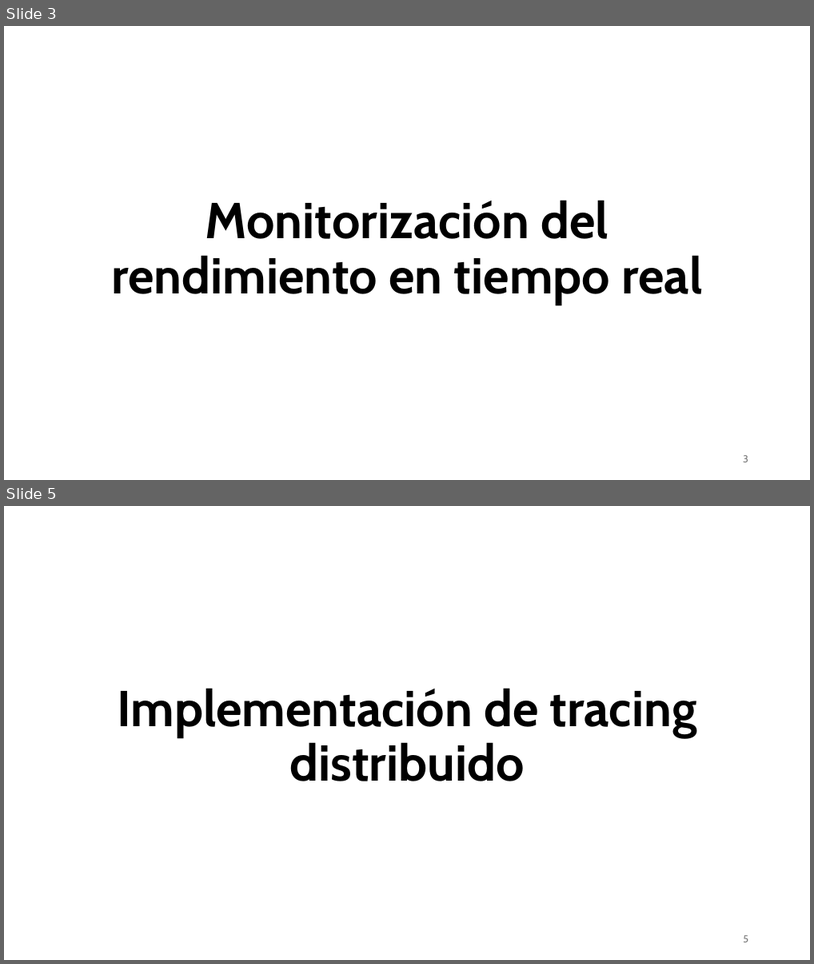
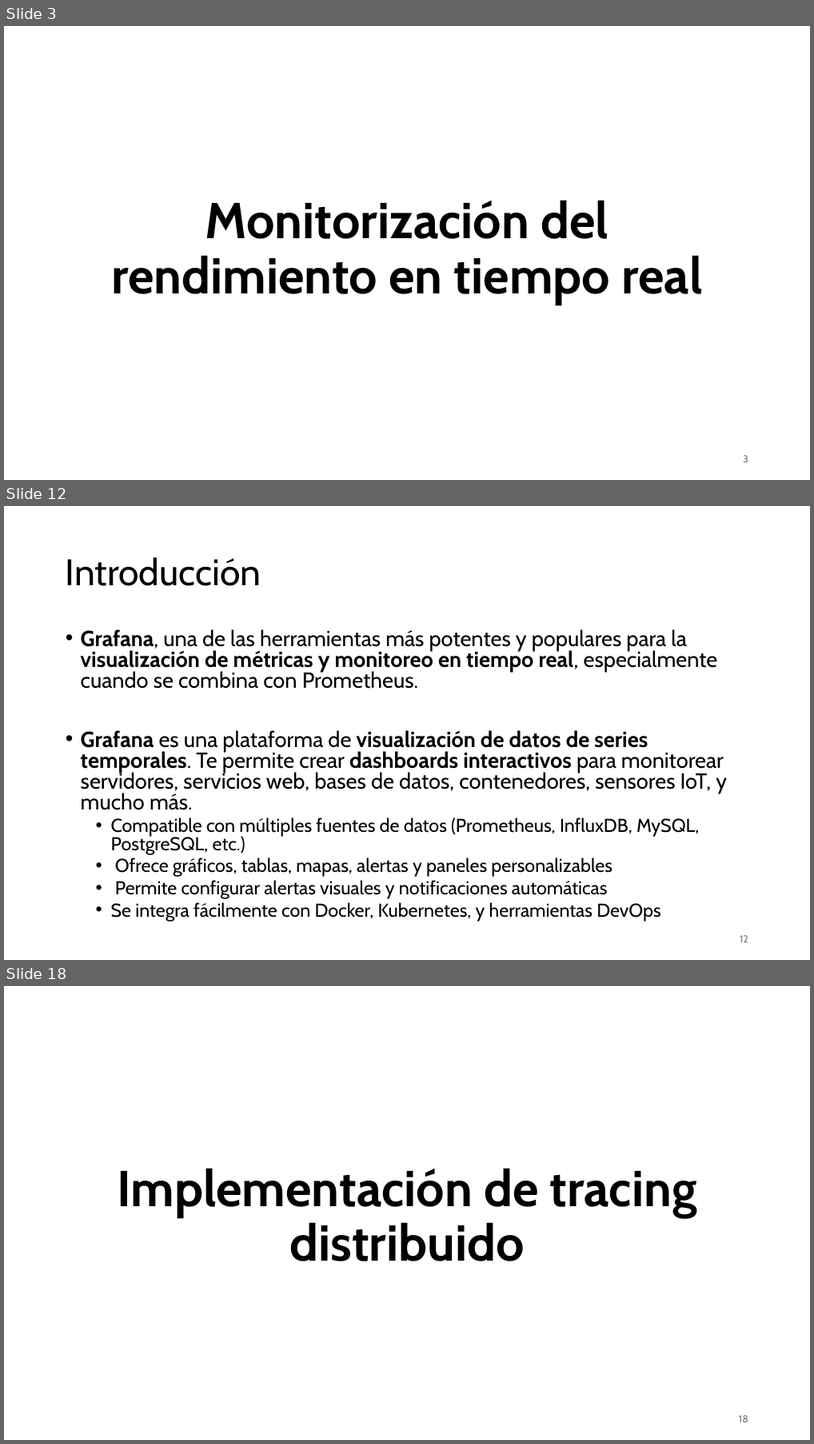
Before and after one commit to aldebarran22/CURSO_CPP_SERVICIOS_30H, a slide deck: doc/8_Monitorizacion_logging_microservicios.pptx. Shown one above the other, each under a label of ours: slides 3 and 5 before the commit, slides 3, 12 and 18 after it; the slides between them are not shown. The pictures are 814x964 and 814x1444 pixels, drawn with LibreOffice and Linux fonts; fonts in the diff are those of the drawing. Boxes give left, top, right and bottom in pixels: in the first picture for what was removed or moved away, otherwise in the second. Text is boxed around its words. In the diff, an @@ line names an element or a change of style, - is before the commit and + after.

```diff
--- a/doc/8_Monitorizacion_logging_microservicios.pptx
+++ b/doc/8_Monitorizacion_logging_microservicios.pptx
@@ slide 12 added at (4, 506, 810, 960), background #FFFFFF @@
@@ title added at (66, 557, 262, 586), 44 pt, text #000000 @@
+Introducción
@@ text added at (81, 629, 727, 921), 25.9 pt, text #000000 @@
+• Grafana, una de las herramientas más potentes y populares para la visualización de métricas y monitoreo en tiempo real, especialmente cuando se combina con Prometheus.
+• Grafana es una plataforma de visualización de datos de series temporales. Te permite crear dashboards interactivos para monitorear servidores, servicios web, bases de datos, contenedores, sensores IoT, y mucho más.
+  • Compatible con múltiples fuentes de datos (Prometheus, InfluxDB, MySQL, PostgreSQL, etc.)
+  • Ofrece gráficos, tablas, mapas, alertas y paneles personalizables
+  • Permite configurar alertas visuales y notificaciones automáticas
+  • Se integra fácilmente con Docker, Kubernetes, y herramientas DevOps
@@ page number added at (740, 935, 749, 942), 12 pt, text #797979 @@
+12
@@ what was slide 5 is now slide 18 @@
@@ page number at (739, 1415, 749, 1422): text changed @@
-5
+18
```
Also in this commit, not shown: 13 other slides added, 1 slide removed, 3 other files.
